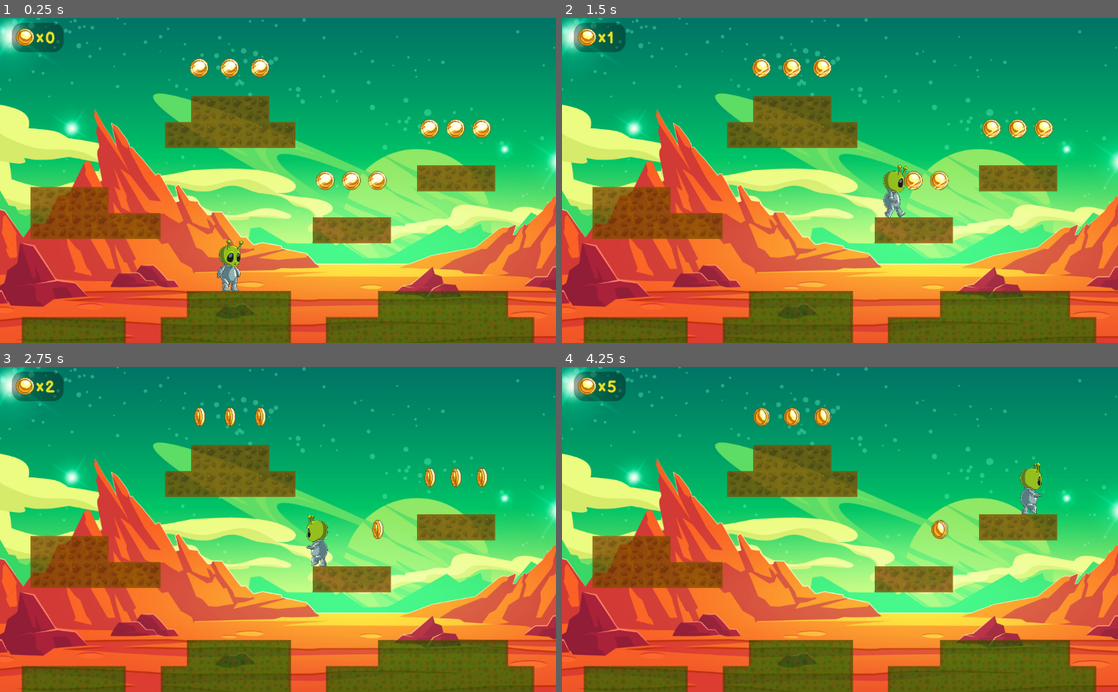
Above: before the commit, frames 1-4 (two rows, left to right).
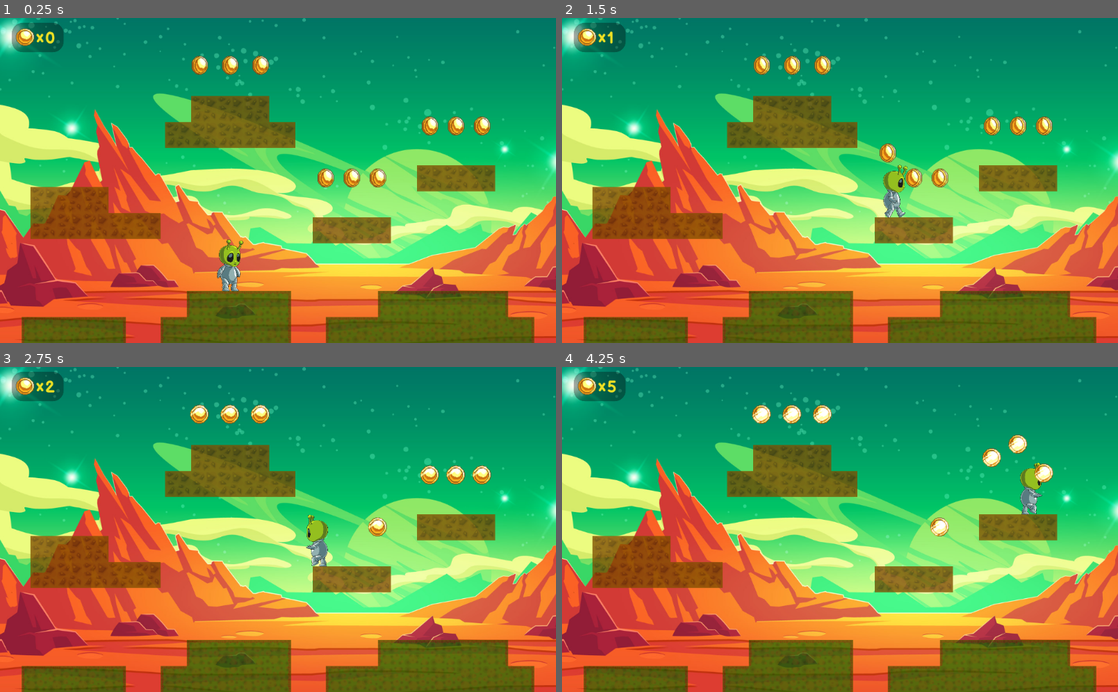
Above: after the commit, the same moments.

Repository: MariiaS3/XingXing
Game: Godot game, scene res://World.tscn
The game is run twice, just before and just after one commit, with the same random seed, the same clock (stepped at 60 frames per second) and the same inputs.
Inputs:
- Up to frame 1 (0.25 s): no input
- Up to frame 2 (1.5 s): hold Right (ui_right) from 0.53 s (still down); tap Up (ui_up) at 0.77 s
- Up to frame 3 (2.75 s): tap Up (ui_up) at 1.52 s; release Right (ui_right) at 2.03 s; hold Left (ui_left) from 2.03 s (still down)
- Up to frame 4 (4.25 s): release Left (ui_left) at 2.78 s; hold Right (ui_right) from 2.78 s (still down); tap Up (ui_up) at 3.02, 3.77 s

The runs differ from the first frame. In frame 1, 1.5% of the frame differs, in the area x 34-89%, y 11-53%; in frame 2, 1.5%; in frame 3, 1.1%; in frame 4, 1.2%.

Commit message:
coin bounce animation

Diff:
--- a/XingXing/World.tscn
+++ b/XingXing/World.tscn
@@ -46,29 +46,34 @@
 
 [sub_resource type="SpriteFrames" id=1]
 animations = [ {
-"frames": [ ExtResource( 3 ), ExtResource( 3 ), ExtResource( 4 ), ExtResource( 5 ), ExtResource( 3 ), ExtResource( 3 ), ExtResource( 3 ), ExtResource( 3 ) ],
-"loop": true,
-"name": "Idle",
-"speed": 5.0
-}, {
-"frames": [ ExtResource( 13 ), ExtResource( 16 ), ExtResource( 21 ), ExtResource( 10 ), ExtResource( 18 ), ExtResource( 7 ) ],
-"loop": true,
-"name": "Run",
-"speed": 5.0
-}, {
 "frames": [ ExtResource( 37 ) ],
 "loop": false,
 "name": "flash",
 "speed": 30.0
+}, {
+"frames": [ ExtResource( 12 ) ],
+"loop": true,
+"name": "jump_r_l",
+"speed": 5.0
+}, {
+"frames": [ ExtResource( 19 ), ExtResource( 31 ), ExtResource( 32 ), ExtResource( 15 ) ],
+"loop": true,
+"name": "fall",
+"speed": 5.0
+}, {
+"frames": [ ExtResource( 20 ), ExtResource( 24 ), ExtResource( 8 ), ExtResource( 23 ), ExtResource( 9 ), ExtResource( 22 ) ],
+"loop": true,
+"name": "Walk",
+"speed": 5.0
 }, {
 "frames": [ ExtResource( 6 ), ExtResource( 14 ), ExtResource( 17 ) ],
 "loop": true,
 "name": "Turn",
 "speed": 5.0
 }, {
-"frames": [ ExtResource( 12 ) ],
+"frames": [ ExtResource( 11 ) ],
 "loop": true,
-"name": "jump_r_l",
+"name": "jump",
 "speed": 5.0
 }, {
 "frames": [ ExtResource( 35 ), ExtResource( 33 ), ExtResource( 38 ), ExtResource( 39 ), ExtResource( 33 ), ExtResource( 35 ), ExtResource( 36 ), ExtResource( 34 ), ExtResource( 37 ) ],
@@ -76,19 +81,14 @@
 "name": "attack",
 "speed": 15.0
 }, {
-"frames": [ ExtResource( 20 ), ExtResource( 24 ), ExtResource( 8 ), ExtResource( 23 ), ExtResource( 9 ), ExtResource( 22 ) ],
+"frames": [ ExtResource( 13 ), ExtResource( 16 ), ExtResource( 21 ), ExtResource( 10 ), ExtResource( 18 ), ExtResource( 7 ) ],
 "loop": true,
-"name": "Walk",
+"name": "Run",
 "speed": 5.0
 }, {
-"frames": [ ExtResource( 19 ), ExtResource( 31 ), ExtResource( 32 ), ExtResource( 15 ) ],
+"frames": [ ExtResource( 3 ), ExtResource( 3 ), ExtResource( 4 ), ExtResource( 5 ), ExtResource( 3 ), ExtResource( 3 ), ExtResource( 3 ), ExtResource( 3 ) ],
 "loop": true,
-"name": "fall",
-"speed": 5.0
-}, {
-"frames": [ ExtResource( 11 ) ],
-"loop": true,
-"name": "jump",
+"name": "Idle",
 "speed": 5.0
 } ]
 
--- a/XingXing/coin.gd
+++ b/XingXing/coin.gd
@@ -3,6 +3,6 @@
 signal coin_collected
 
 func _on_coin_body_entered(body):
-	queue_free()
+	$AnimationPlayer.play("bounce")
 	emit_signal("coin_collected")
 	set_collision_mask_bit(0, false)
--- a/XingXing/coin.tscn
+++ b/XingXing/coin.tscn
@@ -22,17 +22,49 @@
 "speed": 5.0
 } ]
 
+[sub_resource type="Animation" id=3]
+resource_name = "bounce"
+length = 0.6
+tracks/0/type = "value"
+tracks/0/path = NodePath("AnimatedSprite:position")
+tracks/0/interp = 1
+tracks/0/loop_wrap = true
+tracks/0/imported = false
+tracks/0/enabled = true
+tracks/0/keys = {
+"times": PoolRealArray( 0, 0.3, 0.6 ),
+"transitions": PoolRealArray( 1, 1, 1 ),
+"update": 0,
+"values": [ Vector2( 5.42101e-20, 0 ), Vector2( 3.23117e-27, -64 ), Vector2( 1.92593e-34, -16 ) ]
+}
+tracks/1/type = "method"
+tracks/1/path = NodePath(".")
+tracks/1/interp = 1
+tracks/1/loop_wrap = true
+tracks/1/imported = false
+tracks/1/enabled = true
+tracks/1/keys = {
+"times": PoolRealArray( 0.6 ),
+"transitions": PoolRealArray( 1 ),
+"values": [ {
+"args": [  ],
+"method": "queue_free"
+} ]
+}
+
 [node name="coin" type="Area2D"]
 script = ExtResource( 10 )
 
 [node name="CollisionShape2D" type="CollisionShape2D" parent="."]
-position = Vector2( -1, 4 )
 shape = SubResource( 1 )
 
 [node name="AnimatedSprite" type="AnimatedSprite" parent="."]
-position = Vector2( -0.237423, 4.67677 )
+position = Vector2( 5.42101e-20, 0 )
 scale = Vector2( 1.25347, 1.28472 )
 frames = SubResource( 2 )
-frame = 6
+frame = 2
 playing = true
+
+[node name="AnimationPlayer" type="AnimationPlayer" parent="."]
+anims/bounce = SubResource( 3 )
 [connection signal="body_entered" from="." to="." method="_on_coin_body_entered"]
Not shown: 1 places in XingXing/coin.tscn that only renumber resources
